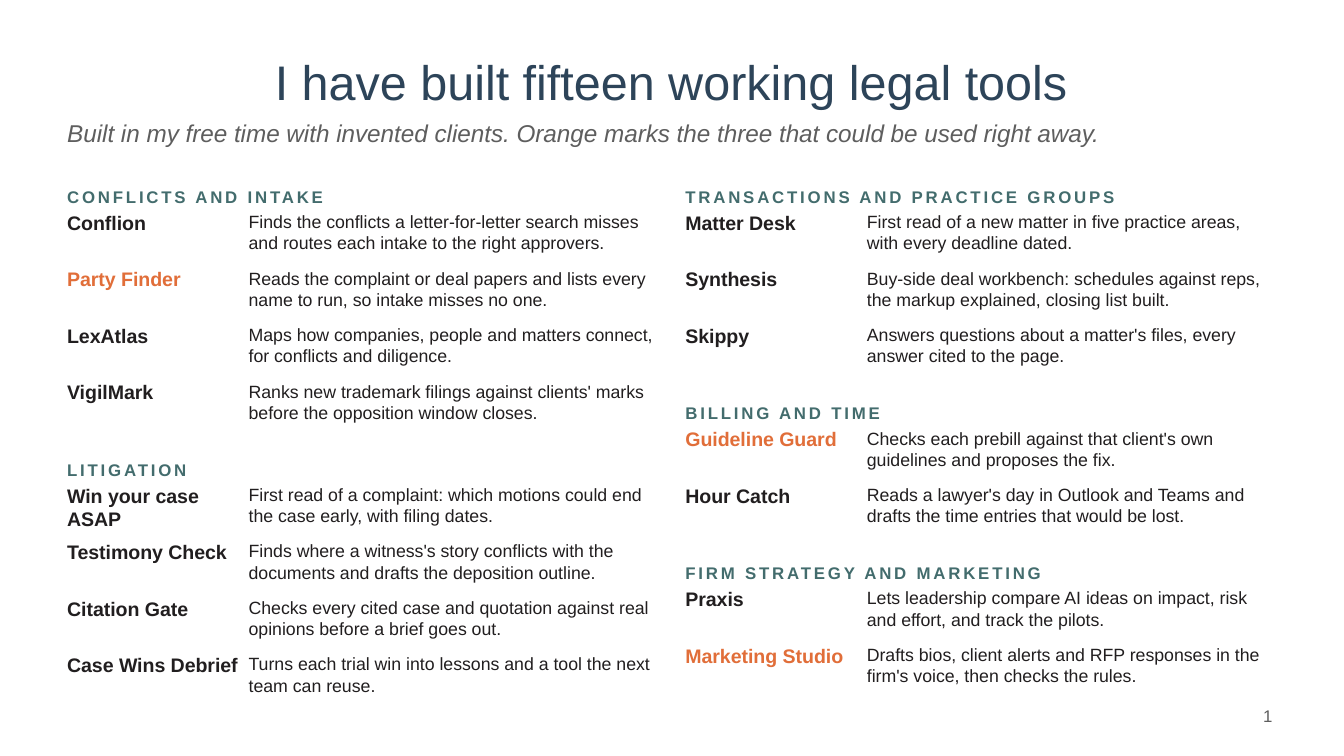
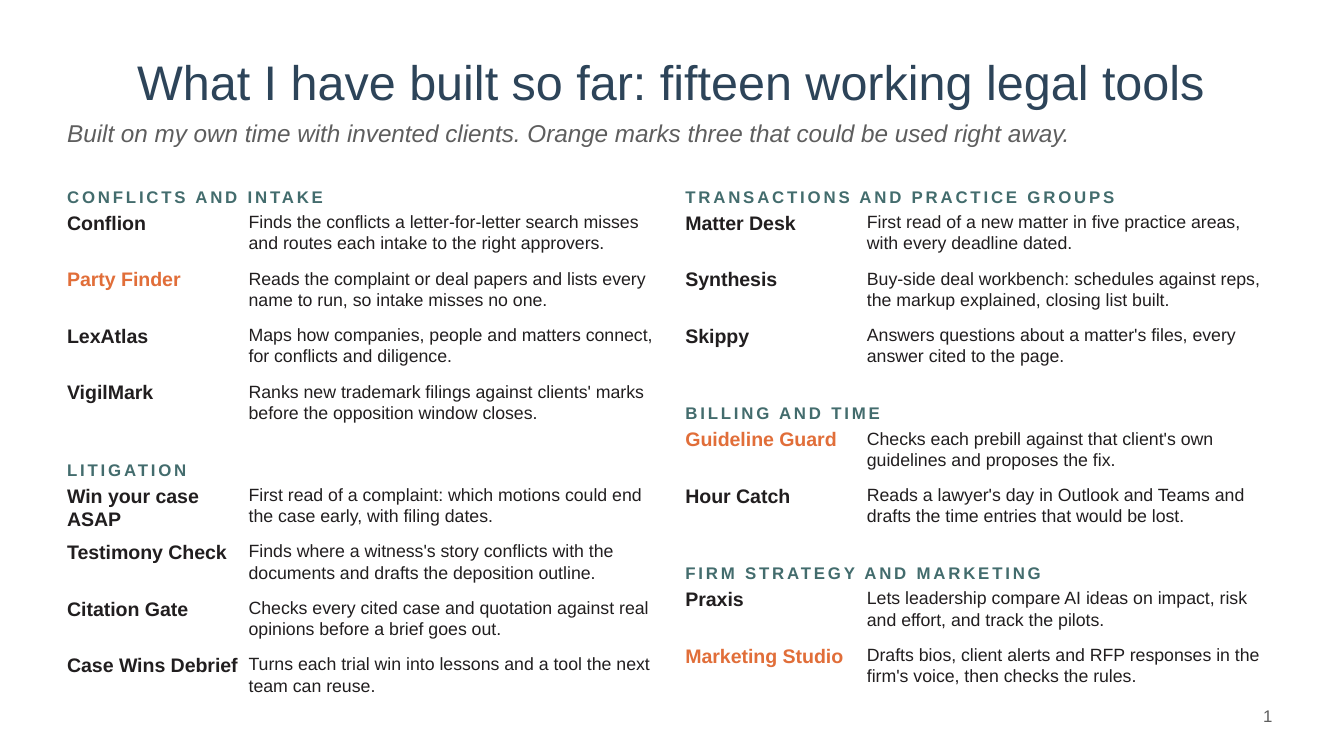
Before and after one commit to mylesparslow-collab/legal-portfolio, a slide deck: slide 1 of downloads/AI-ideas-Myles-Parslow.pptx. Drawn at 1344x756 pixels with LibreOffice and Linux fonts; fonts in the diff are those of the drawing. Boxes give left, top, right and bottom in pixels: in the first picture for what was removed or moved away, otherwise in the second. Text is boxed around its words. In the diff, an @@ line names an element or a change of style, - is before the commit and + after.

```diff
--- a/downloads/AI-ideas-Myles-Parslow.pptx
+++ b/downloads/AI-ideas-Myles-Parslow.pptx
@@ title at bbox=[137, 65, 1204, 109]: text changed @@
-I have built fifteen working legal tools
+What I have built so far: fifteen working legal tools
@@ text at bbox=[67, 124, 1069, 147]: text changed @@
-Built in my free time with invented clients. Orange marks the three that could be used right away.
+Built on my own time with invented clients. Orange marks three that could be used right away.
```
Also in this commit, not shown: 4 slides added, 4 slides removed, 1 other file.
